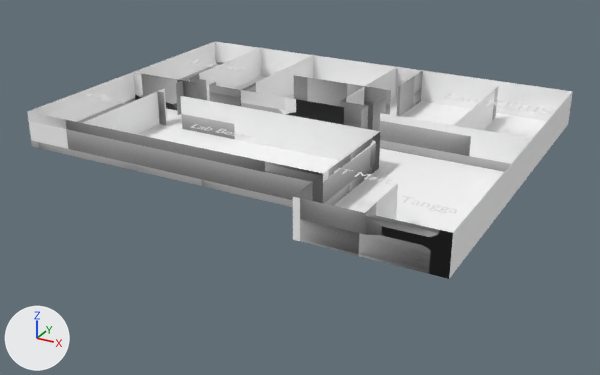
An edit to the glTF model assets/rise_center_lt2.glb, drawn before and after from the same camera.
Camera for both pictures: a camera (50 mm lens) standing at (4.16, -7.51, 3.7) and looking at (0.11, -0.15, 0.01). Arrows for +X, +Y and +Z are at lower left; the lights stay in place. Where no turn or scale is listed for an object, it has been applied to the vertices. Vertices at the same position are counted once.

In view in the first picture: 'Plane.001', 'Text.006', 'Text.007', 'Text.009'.
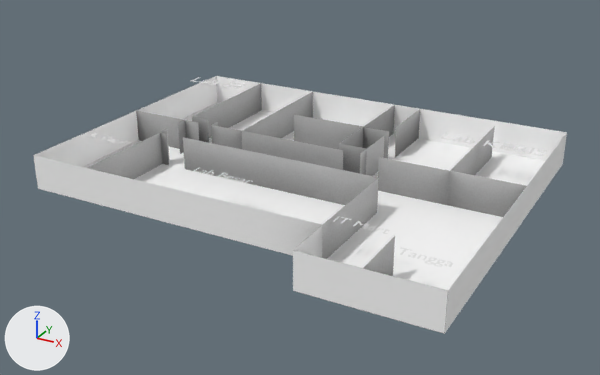
Where the change shows, as pixel boxes (x1, y1, x2, y2) in the pictures (600 x 375 px):
'Plane.001', surface changed, moved
    before: (27, 42, 573, 279)
    after: (33, 76, 567, 334)
'Text.007', moved
    before: (444, 93, 552, 114)
    after: (441, 133, 547, 156)
'Text.006', moved
    before: (191, 60, 242, 71)
    after: (191, 77, 246, 89)
'Text.009', moved
    before: (85, 93, 127, 104)
    after: (89, 133, 131, 145)

Diff of the bpy script that builds the scene:
```diff
--- a/assets/rise_center_lt2.glb.py
+++ b/assets/rise_center_lt2.glb.py
@@ me_plane_006 @@
 me_plane_006.from_pydata(...)  # 80 vertices, 92 faces; spans x -2.47..2.47, y -2.05..2.05, z 6.48..6.87
 # used by ob_plane_001; location = (0.0, 0.0, -6.0)
+# me_plane_006 part 1: texture (UV) coordinates of 92 of 92 faces, centred in x -2.47..2.47, y -2.05..2.05, z 6.48..6.74, changed; they spanned u 0.0..1.0, v 0.0..0.98 and now span u 0.0..0.96, v 0.0..1.0
 me_plane_006.materials.append(mat_material_001)
@@ ob_text_009 @@
 ob_text_009 = bpy.data.objects.new('Text.009', me_text_009)
-ob_text_009.location = (-2.387, -0.743, 0.854)
+ob_text_009.location = (-2.387, -0.743, 0.37)
@@ ob_text_007 @@
 ob_text_007 = bpy.data.objects.new('Text.007', me_text_007)
-ob_text_007.location = (1.215, 1.158, 0.854)
+ob_text_007.location = (1.215, 1.158, 0.37)
@@ ob_text_006 @@
 ob_text_006 = bpy.data.objects.new('Text.006', me_text_006)
-ob_text_006.location = (-2.166, 0.986, 0.854)
+ob_text_006.location = (-2.166, 0.986, 0.618)
@@ ob_plane_001 @@
 ob_plane_001 = bpy.data.objects.new('Plane.001', me_plane_006)
-ob_plane_001.location = (0.0, 0.0, -6.0)
+ob_plane_001.location = (0.0, 0.0, -6.5)
```
